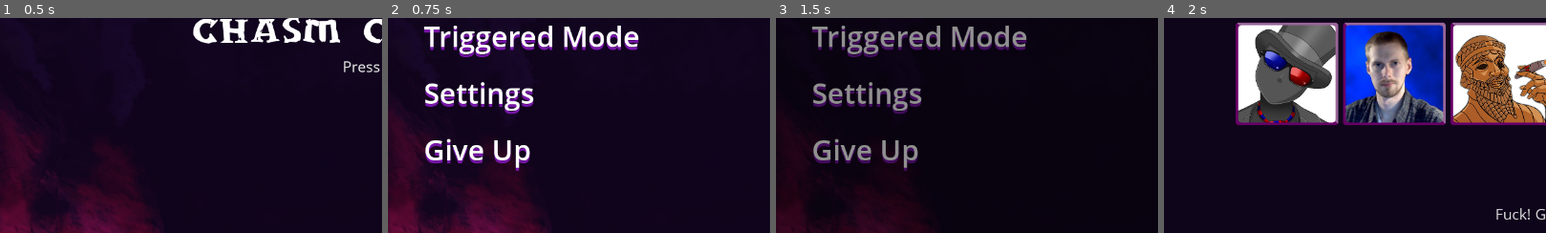
Above: before the commit, frames 1-4 (left to right).
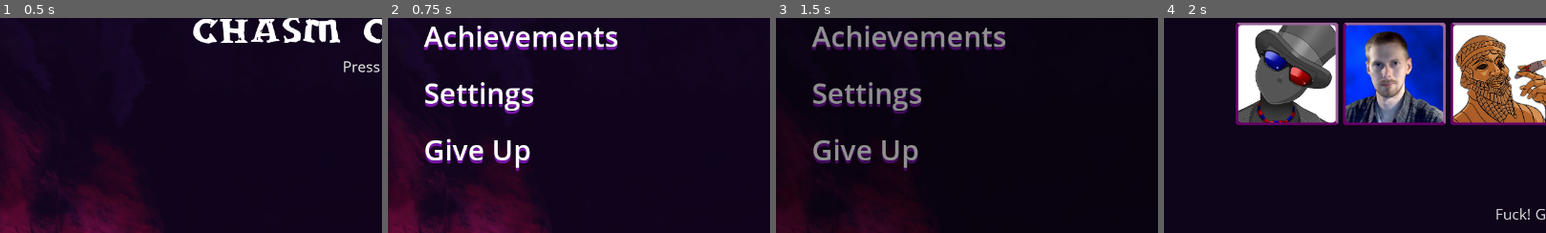
Above: after the commit, the same moments.

Repository: Amrith369/CoC
Game: Godot game, scene res://MainMenuFinal.tscn
The game is run twice, just before and just after one commit, with the same random seed, the same clock (stepped at 60 frames per second) and the same inputs.
Inputs:
- Up to frame 1 (0.5 s): no input
- Up to frame 2 (0.75 s): click "Press Enter" at 0.5 s
- Up to frame 3 (1.5 s): click "Crusade Mode" at 1.25 s
- Up to frame 4 (2 s): no input
The pictures show only the part of the screen within x 0-50%, y 48-98%; the shares and areas given below are measured in that part.

Frame 1 is identical in both runs. In frame 2, 4.2% of the frame differs, in the area x 9-66%, y 3-19%; in frame 3, 3.9%; in frame 4, nothing differs.

Commit message:
Music
Among Other Edits

Diff:
--- /dev/null
+++ b/Chasm of Cucks/Achievements.tscn
@@ -0,0 +1,161 @@
+[gd_scene load_steps=8 format=2]
+
+[ext_resource path="res://Fonts/DWARVESC.TTF" type="DynamicFontData" id=1]
+[ext_resource path="res://Characters/Amrith/AmrithProfile.png" type="Texture" id=2]
+[ext_resource path="res://Fonts/OpenSans-Bold.ttf" type="DynamicFontData" id=3]
+[ext_resource path="res://Fonts/OpenSans-Regular.ttf" type="DynamicFontData" id=4]
+
+[sub_resource type="DynamicFont" id=1]
+
+size = 75
+use_mipmaps = false
+use_filter = false
+font_data = ExtResource( 1 )
+_sections_unfolded = [ "Font", "Settings" ]
+
+[sub_resource type="DynamicFont" id=2]
+
+size = 100
+use_mipmaps = false
+use_filter = false
+font_data = ExtResource( 3 )
+_sections_unfolded = [ "Font", "Settings" ]
+
+[sub_resource type="DynamicFont" id=3]
+
+size = 65
+use_mipmaps = false
+use_filter = false
+font_data = ExtResource( 4 )
+_sections_unfolded = [ "Font", "Settings" ]
+
+[node name="Achievements" type="Control" index="0"]
+
+anchor_left = 0.0
+anchor_top = 0.0
+anchor_right = 1.0
+anchor_bottom = 1.0
+rect_pivot_offset = Vector2( 0, 0 )
+mouse_filter = 0
+mouse_default_cursor_shape = 0
+size_flags_horizontal = 1
+size_flags_vertical = 1
+
+[node name="Rows" type="VBoxContainer" parent="." index="0"]
+
+anchor_left = 0.0
+anchor_top = 0.0
+anchor_right = 1.0
+anchor_bottom = 1.0
+rect_pivot_offset = Vector2( 0, 0 )
+mouse_filter = 1
+mouse_default_cursor_shape = 0
+size_flags_horizontal = 1
+size_flags_vertical = 1
+alignment = 0
+
+[node name="TitleText" type="Label" parent="Rows" index="0"]
+
+anchor_left = 0.0
+anchor_top = 0.0
+anchor_right = 0.0
+anchor_bottom = 0.0
+margin_right = 1280.0
+margin_bottom = 72.0
+rect_pivot_offset = Vector2( 0, 0 )
+mouse_filter = 2
+mouse_default_cursor_shape = 0
+size_flags_horizontal = 1
+size_flags_vertical = 4
+custom_fonts/font = SubResource( 1 )
+text = "Achievement Medals"
+align = 1
+percent_visible = 1.0
+lines_skipped = 0
+max_lines_visible = -1
+_sections_unfolded = [ "custom_fonts" ]
+
+[node name="Row1" type="HBoxContainer" parent="Rows" index="1"]
+
+anchor_left = 0.0
+anchor_top = 0.0
+anchor_right = 0.0
+anchor_bottom = 0.0
+margin_top = 116.0
+margin_right = 1280.0
+margin_bottom = 116.0
+rect_pivot_offset = Vector2( 0, 0 )
+mouse_filter = 1
+mouse_default_cursor_shape = 0
+size_flags_horizontal = 1
+size_flags_vertical = 1
+alignment = 0
+
+[node name="Medal1" type="Control" parent="Rows/Row1" index="0"]
+
+anchor_left = 0.0
+anchor_top = 0.0
+anchor_right = 0.0
+anchor_bottom = 0.0
+margin_left = 140.0
+margin_top = 70.0
+margin_right = 140.0
+margin_bottom = 70.0
+rect_pivot_offset = Vector2( 0, 0 )
+mouse_filter = 0
+mouse_default_cursor_shape = 0
+size_flags_horizontal = 1
+size_flags_vertical = 1
+_sections_unfolded = [ "Margin" ]
+
+[node name="SneakPeakMedal" type="Sprite" parent="Rows/Row1/Medal1" index="0"]
+
+scale = Vector2( 0.2, 0.2 )
+texture = ExtResource( 2 )
+_sections_unfolded = [ "Transform" ]
+
+[node name="SneakPeak" type="Label" parent="Rows/Row1/Medal1/SneakPeakMedal" index="0"]
+
+anchor_left = 0.0
+anchor_top = 0.0
+anchor_right = 0.0
+anchor_bottom = 0.0
+margin_left = -290.0
+margin_top = 300.0
+margin_right = 311.0
+margin_bottom = 437.0
+rect_pivot_offset = Vector2( 0, 0 )
+mouse_filter = 2
+mouse_default_cursor_shape = 0
+size_flags_horizontal = 1
+size_flags_vertical = 4
+custom_fonts/font = SubResource( 2 )
+text = "Sneak Peak!"
+align = 1
+percent_visible = 1.0
+lines_skipped = 0
+max_lines_visible = -1
+_sections_unfolded = [ "custom_fonts" ]
+
+[node name="SnekDescript" type="Label" parent="Rows/Row1/Medal1/SneakPeakMedal" index="1"]
+
+anchor_left = 0.0
+anchor_top = 0.0
+anchor_right = 0.0
+anchor_bottom = 0.0
+margin_left = -485.0
+margin_top = 445.0
+margin_right = 504.0
+margin_bottom = 548.0
+rect_pivot_offset = Vector2( 0, 0 )
+mouse_filter = 2
+mouse_default_cursor_shape = 0
+size_flags_horizontal = 1
+size_flags_vertical = 4
+custom_fonts/font = SubResource( 3 )
+text = "Used Amrith's Special Attack"
+align = 1
+percent_visible = 1.0
+lines_skipped = 0
+max_lines_visible = -1
+_sections_unfolded = [ "custom_fonts" ]
--- a/Chasm of Cucks/Cukkad.tscn
+++ b/Chasm of Cucks/Cukkad.tscn
@@ -1,6 +1,6 @@
 [gd_scene format=2]
 
-[node name="Cukkad" type="Control"]
+[node name="Cukkad" type="Control" index="0"]
 
 anchor_left = 0.0
 anchor_top = 0.0
--- a/Chasm of Cucks/MainMenuFinal.tscn
+++ b/Chasm of Cucks/MainMenuFinal.tscn
@@ -105,7 +105,7 @@
 thickness = 4
 vertical = true
 
-[node name="Control" type="Control"]
+[node name="Control" type="Control" index="0"]
 
 anchor_left = 0.0
 anchor_top = 0.0
@@ -264,10 +264,8 @@
 margin_top = 128.0
 margin_right = 1160.0
 margin_bottom = 203.0
-focus_mode = 0
 custom_styles/focus = SubResource( 7 )
-disabled = true
-scene_to_load = "res://UI/TriggeredSelection.tscn"
+scene_to_load = "res://Achievements.tscn"
 
 [node name="SettingsButton" parent="Menu/CenterRow/Buttons" index="2" instance=ExtResource( 8 )]
 
--- a/Chasm of Cucks/Scripts/back_to_main.gd
+++ b/Chasm of Cucks/Scripts/back_to_main.gd
@@ -20,20 +20,25 @@
 			$Profiles/Skeptic.hide()
 			$Profiles/Chris.hide()
 			$Profiles/CHL.hide()
+			$Profiles/Martymer.hide()
+			$Profiles/Sargon.hide()
+			$Profiles/Shoe.hide()
 
 		elif (selected == "armoredSkeptic"):
 			print("Armored Skeptic Selected.")
 			$Profiles/Skeptic.show()
 			$Profiles/Amrith.hide()
 			$Profiles/Chris.hide()
+			$Profiles/Martymer.hide()
 			$SelectSound.play()
 
 		elif (selected == "chrisRayGun"):
 			print("Chris Ray Gun Selected.")
 			$Profiles/Chris.show()
-#			$Profiles/Amrith.hide()
+			$Profiles/Sargon.hide()
 			$Profiles/Skeptic.hide()
 			$Profiles/CHL.hide()
+			$Profiles/Shoe.hide()
 			$SelectSound.play()
 
 		elif (selected == "chl"):
@@ -41,6 +46,8 @@
 			$Profiles/CHL.show()
 			$Profiles/Amrith.hide()
 			$Profiles/Chris.hide()
+			$Profiles/Shoe.hide()
+			$Profiles/Sargon.hide()
 			$SelectSound.play()
 
 		elif (selected == "logicked"):
@@ -48,21 +55,35 @@
 			$Profiles/Logicked.show()
 			$Profiles/Amrith.hide()
 			$Profiles/Skeptic.hide()
+			$Profiles/Martymer.hide()
 			$SelectSound.play()
 
 		elif (selected == "martymer"):
 			print("Martymer81 Selected.")
+			$Profiles/Martymer.show()
+			$Profiles/Skeptic.hide()
+			$Profiles/Logicked.hide()
 			$Profiles/Amrith.hide()
+			$Profiles/Sargon.hide()
+			$Profiles/Shoe.hide()
 			$SelectSound.play()
 
 		elif (selected == "sargon"):
 			print("Sargon Selected.")
-			$Profiles/Amrith.hide()
+			$Profiles/Sargon.show()
+			$Profiles/Martymer.hide()
+			$Profiles/Shoe.hide()
+			$Profiles/Chris.hide()
+			$Profiles/Skeptic.hide()
+			$Profiles/CHL.hide()
 			$SelectSound.play()
 
 		elif (selected == "shoeOnHead"):
 			print("ShoeOnHead Selected.")
-			$Profiles/Amrith.hide()
+			$Profiles/Shoe.show()
+			$Profiles/Sargon.hide()
+			$Profiles/CHL.hide()
+			$Profiles/Chris.hide()
 			$SelectSound.play()
 
 		else: pass
--- a/Chasm of Cucks/UI/DONOTUSE.tscn
+++ b/Chasm of Cucks/UI/DONOTUSE.tscn
@@ -6,6 +6,9 @@
 [ext_resource path="res://Characters/ChrisRayGun/ChrisProfile.png" type="Texture" id=4]
 [ext_resource path="res://Characters/CoolHardLogic/CHLProfile.png" type="Texture" id=5]
 [ext_resource path="res://Characters/Logicked/LogickedProfile.png" type="Texture" id=6]
+[ext_resource path="res://Characters/Martymer/MartyerProfile.png" type="Texture" id=7]
+[ext_resource path="res://Characters/Sargon/SargonProfile.png" type="Texture" id=8]
+[ext_resource path="res://Characters/ShoeOnHead/ShoeProfile.png" type="Texture" id=9]
 
 [sub_resource type="DynamicFont" id=1]
 
@@ -199,3 +202,108 @@
 lines_skipped = 0
 max_lines_visible = -1
 _sections_unfolded = [ "custom_colors", "custom_constants" ]
+
+[node name="Martymer" type="Sprite" parent="." index="5"]
+
+editor/display_folded = true
+visible = false
+position = Vector2( 1070, 341 )
+scale = Vector2( 0.5, 0.5 )
+texture = ExtResource( 7 )
+_sections_unfolded = [ "Transform" ]
+
+[node name="Label" type="Label" parent="Martymer" index="0"]
+
+anchor_left = 0.5
+anchor_top = 0.5
+anchor_right = 0.5
+anchor_bottom = 0.5
+margin_left = -544.5
+margin_top = -3.0
+margin_right = -96.5
+margin_bottom = 40.0
+rect_pivot_offset = Vector2( 0, 0 )
+mouse_filter = 2
+mouse_default_cursor_shape = 0
+size_flags_horizontal = 1
+size_flags_vertical = 4
+custom_fonts/font = SubResource( 1 )
+custom_colors/font_color_shadow = Color( 0.339844, 0.0318604, 0.306158, 1 )
+custom_constants/shadow_offset_x = 0
+custom_constants/shadow_offset_y = 5
+text = "Martymer81"
+align = 1
+percent_visible = 1.0
+lines_skipped = 0
+max_lines_visible = -1
+_sections_unfolded = [ "custom_colors", "custom_constants" ]
+
+[node name="Sargon" type="Sprite" parent="." index="6"]
+
+editor/display_folded = true
+visible = false
+position = Vector2( 1070, 341 )
+scale = Vector2( 0.5, 0.5 )
+texture = ExtResource( 8 )
+_sections_unfolded = [ "Transform" ]
+
+[node name="Label" type="Label" parent="Sargon" index="0"]
+
+anchor_left = 0.5
+anchor_top = 0.5
+anchor_right = 0.5
+anchor_bottom = 0.5
+margin_left = -544.5
+margin_top = -3.0
+margin_right = -96.5
+margin_bottom = 40.0
+rect_pivot_offset = Vector2( 0, 0 )
+mouse_filter = 2
+mouse_default_cursor_shape = 0
+size_flags_horizontal = 1
+size_flags_vertical = 4
+custom_fonts/font = SubResource( 1 )
+custom_colors/font_color_shadow = Color( 0.339844, 0.0318604, 0.306158, 1 )
+custom_constants/shadow_offset_x = 0
+custom_constants/shadow_offset_y = 5
+text = "Sargon"
+align = 1
+percent_visible = 1.0
+lines_skipped = 0
+max_lines_visible = -1
+_sections_unfolded = [ "custom_colors", "custom_constants" ]
+
+[node name="Shoe" type="Sprite" parent="." index="7"]
+
+editor/display_folded = true
+visible = false
+position = Vector2( 1070, 341 )
+scale = Vector2( 0.5, 0.5 )
+texture = ExtResource( 9 )
+_sections_unfolded = [ "Transform" ]
+
+[node name="Label" type="Label" parent="Shoe" index="0"]
+
+anchor_left = 0.5
+anchor_top = 0.5
+anchor_right = 0.5
+anchor_bottom = 0.5
+margin_left = -544.5
+margin_top = -3.0
+margin_right = -96.5
+margin_bottom = 40.0
+rect_pivot_offset = Vector2( 0, 0 )
+mouse_filter = 2
+mouse_default_cursor_shape = 0
+size_flags_horizontal = 1
+size_flags_vertical = 4
+custom_fonts/font = SubResource( 1 )
+custom_colors/font_color_shadow = Color( 0.339844, 0.0318604, 0.306158, 1 )
+custom_constants/shadow_offset_x = 0
+custom_constants/shadow_offset_y = 5
+text = "ShoeOnHead"
+align = 1
+percent_visible = 1.0
+lines_skipped = 0
+max_lines_visible = -1
+_sections_unfolded = [ "custom_colors", "custom_constants" ]
--- a/Chasm of Cucks/UI/TriggerModeButton.tscn
+++ b/Chasm of Cucks/UI/TriggerModeButton.tscn
@@ -9,5 +9,5 @@
 
 [node name="1P" parent="." index="0"]
 
-text = "Triggered Mode"
+text = "Achievements"
 _sections_unfolded = [ "Rect", "custom_colors", "custom_constants" ]
Binary file added: Chasm of Cucks/Characters/Sargon/SargonProfile.png
Not shown, added: Chasm of Cucks/Characters/Sargon/SargonProfile.png.import
Binary file added: Chasm of Cucks/Characters/ShoeOnHead/ShoeProfile.png
Not shown, added: Chasm of Cucks/Characters/ShoeOnHead/ShoeProfile.png.import
Not shown, added: Chasm of Cucks/Music/Babylon(WooCrystalCavern).wav.import
Not shown, added: Chasm of Cucks/Music/Deep Haze(Landfall3rdWave).wav.import
Not shown, added: Chasm of Cucks/Music/I Can Feel it Coming(FoF).wav.import
Not shown, added: Chasm of Cucks/Music/Ouroboros (Cuckopolis).wav.import
Not shown, added: Chasm of Cucks/Music/Werq(Cukkad).wav.import
Not shown, added: Chasm of Cucks/Sounds/Click-old2.wav.import
Not shown, changed: Chasm of Cucks/Sounds/Click.wav.import
Not shown: 1 places in Chasm of Cucks/UI/DONOTUSE.tscn that only renumber resources
(and 10 more such lines)
